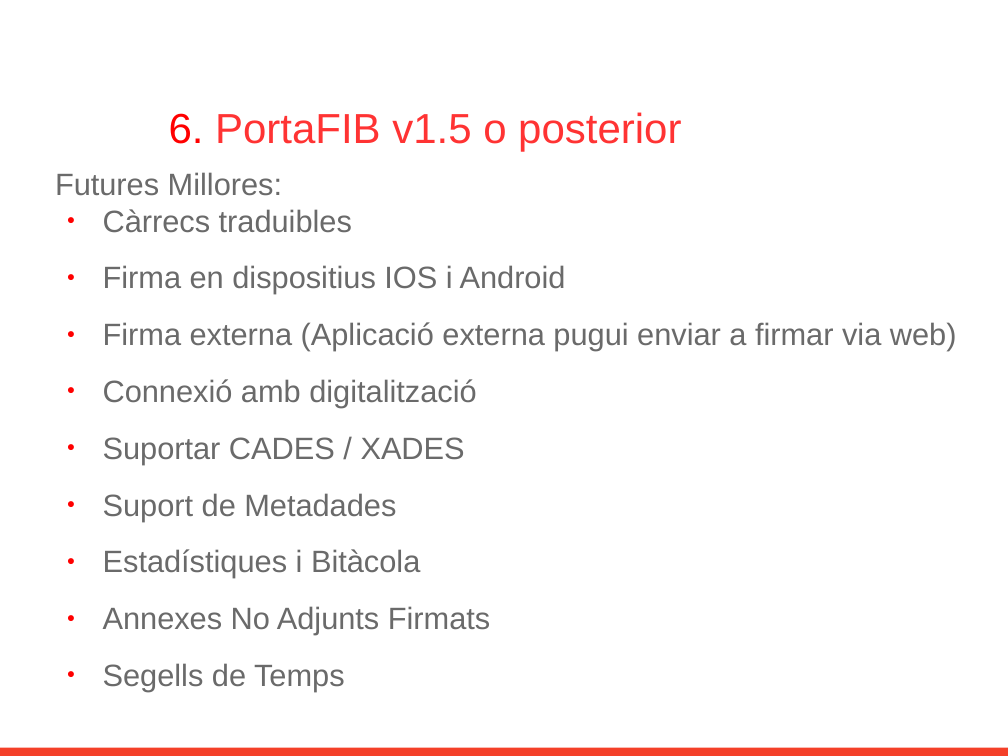
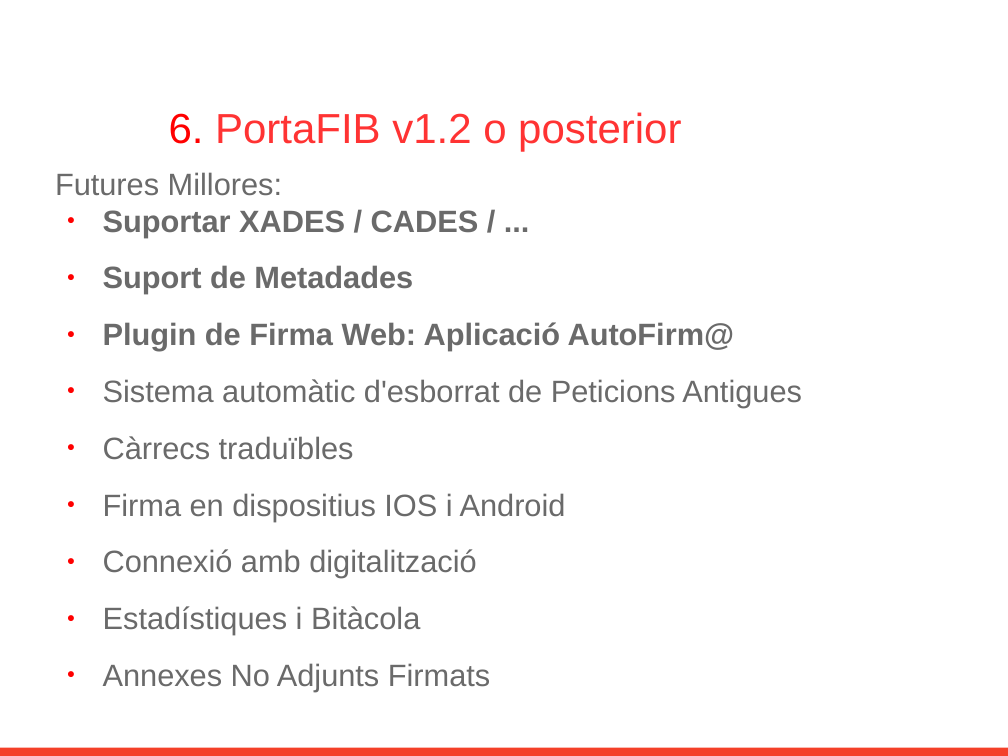
Before and after one commit to GovernIB/portafib, a slide deck: slide 15 of doc/Introduccio_Basica_PortaFIB.odp (slide 12 before the commit). Drawn at 1008x756 pixels with LibreOffice and Linux fonts; fonts in the diff are those of the drawing; background and template pictures are left out. Boxes give left, top, right and bottom in pixels: in the first picture for what was removed or moved away, otherwise in the second. Text is boxed around its words. In the diff, an @@ line names an element or a change of style, - is before the commit and + after.

```diff
--- a/doc/Introduccio_Basica_PortaFIB.odp
+++ b/doc/Introduccio_Basica_PortaFIB.odp
@@ text at bbox=[169, 112, 681, 151]: text changed @@
-6. PortaFIB v1.5 o posterior
+6. PortaFIB v1.2 o posterior
@@ text at bbox=[103, 210, 802, 460]: text changed; bold on @@
-● Càrrecs traduibles
+● Suportar XADES / CADES / ...
+● Suport de Metadades
+● Plugin de Firma Web: Aplicació AutoFirm@
+● Sistema automàtic d'esborrat de Peticions Antigues
+● Càrrecs traduïbles
@@ text at bbox=[103, 322, 957, 351]: paragraph removed @@
-● Firma externa (Aplicació externa pugui enviar a firmar via web)
@@ text at bbox=[103, 437, 465, 521]: paragraphs removed @@
-● Suportar CADES / XADES
-● Suport de Metadades
@@ text at bbox=[103, 663, 345, 692]: paragraph removed @@
-● Segells de Temps
```
Also in this commit, not shown: 8 other slides changed, 3 slides added, 2 other files.
